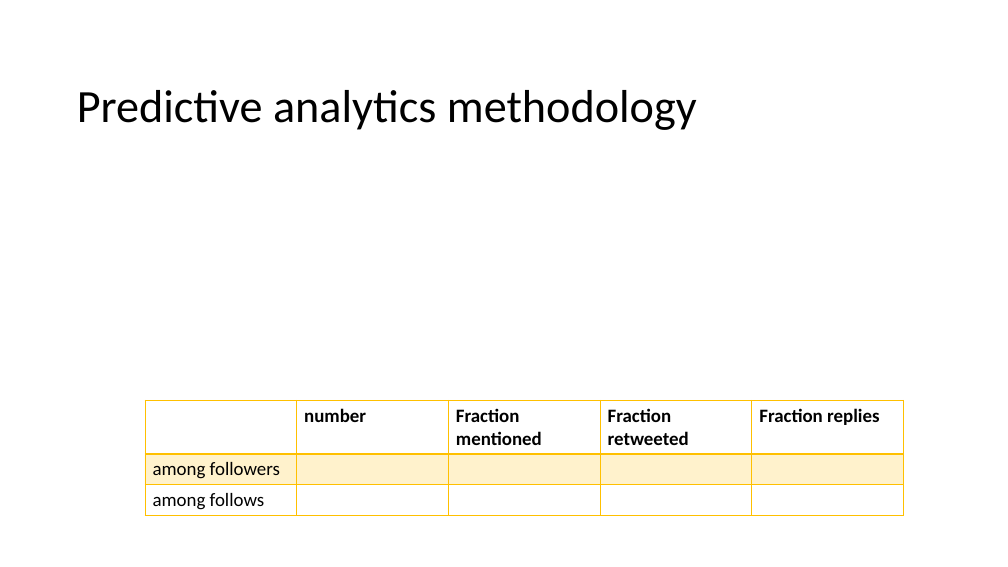
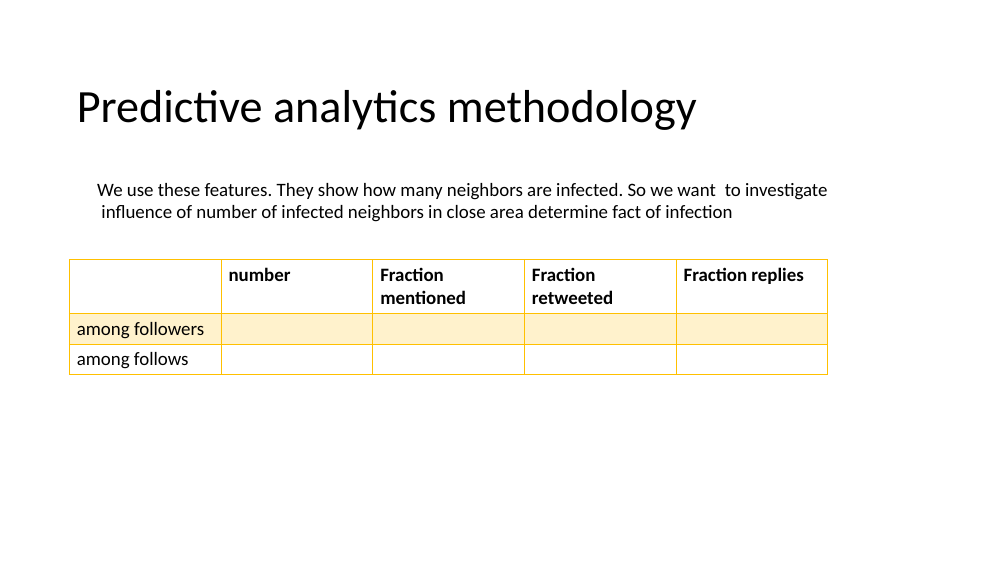
Before and after one commit to goshasty/rumor_analyze, a slide deck: slide 9 of Report.pptx (slide 10 before the commit). Drawn at 1008x567 pixels with LibreOffice and Linux fonts; fonts in the diff are those of the drawing. Boxes give left, top, right and bottom in pixels: in the first picture for what was removed or moved away, otherwise in the second. Text is boxed around its words. In the diff, an @@ line names an element or a change of style, - is before the commit and + after.

Commit message:
final

```diff
--- a/Report.pptx
+++ b/Report.pptx
@@ text added at (97,183,827,222), 18 pt, text #000000 @@
+We use these features. They show how many neighbors are infected. So we want to investigate
+influence of number of infected neighbors in close area determine fact of infection
@@ table: place and size @@
-table at (145,401,905,515)
+table at (70,260,830,374)
```
Also in this commit, not shown: 1 other slide changed, 3 slides added.
